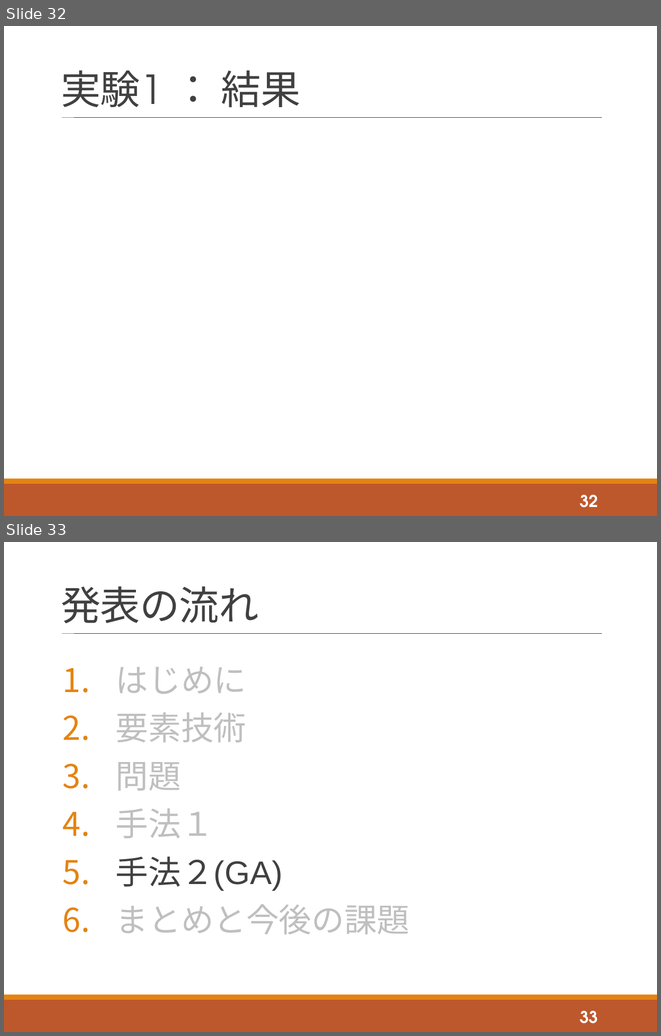
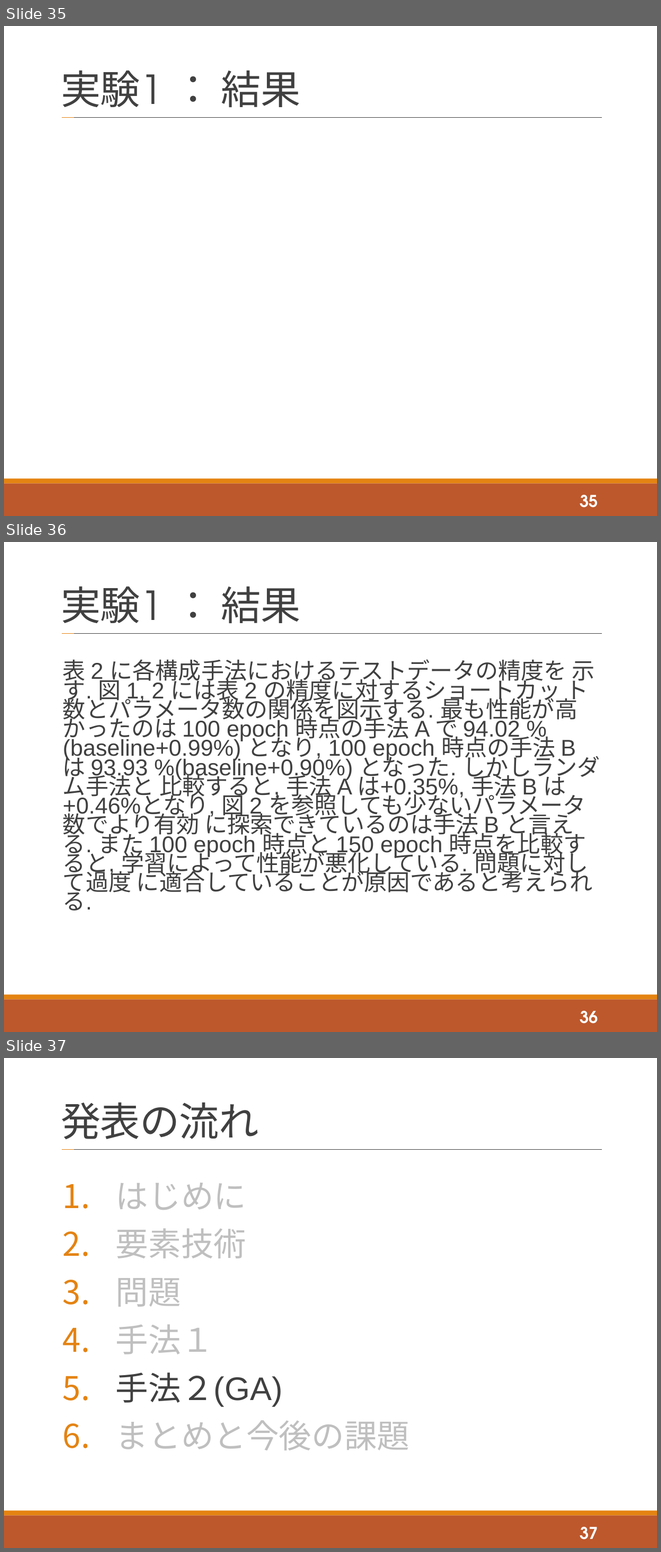
Before and after one commit to tatsuya-sugiyama/WeeklyReport, a slide deck: report/2020後期/2020_2nd_sugiyama.pptx. Shown one above the other, each under a label of ours: slides 32 and 33 before the commit, slides 35, 36 and 37 after it. The pictures are 661x1036 and 661x1552 pixels, drawn with LibreOffice and Linux fonts; fonts in the diff are those of the drawing. Boxes give left, top, right and bottom in pixels: in the first picture for what was removed or moved away, otherwise in the second. Text is boxed around its words. In the diff, an @@ line names an element or a change of style, - is before the commit and + after.

```diff
--- a/report/2020後期/2020_2nd_sugiyama.pptx
+++ b/report/2020後期/2020_2nd_sugiyama.pptx
@@ slide 36 added at [4,542,657,1032], background #FFFFFF; not listed: 4 template elements that a slide beside it also shows @@
@@ title added at [61,586,301,623], 44 pt, text #404040 @@
+実験1 ： 結果
@@ text added at [63,659,600,910], 25.2 pt, text #404040 @@
+表 2 に各構成手法におけるテストデータの精度を 示す. 図 1, 2 には表 2 の精度に対するショートカッ ト数とパラメータ数の関係を図示する. 最も性能が高 かったのは 100 epoch 時点の手法 A で 94.02 %(baseline+0.99%) となり, 100 epoch 時点の手法 B は 93.93 %(baseline+0.90%) となった. しかしランダム手法と 比較すると, 手法 A は+0.35%, 手法 B は+0.46%となり, 図 2 を参照しても少ないパラメータ数でより有効 に探索できているのは手法 B と言える. また 100 epoch 時点と 150 epoch 時点を比較すると, 学習によって性能が悪化している. 問題に対して過度 に適合していることが原因であると考えられる.
@@ page number added at [580,1011,598,1023], 18 pt, text #FFFFFF, bold @@
+36
@@ what was slide 32 is now slide 35 @@
@@ page number at [580,495,598,507]: text changed @@
-32
+35
@@ what was slide 33 is now slide 37 @@
@@ page number at [580,1527,598,1539]: text changed @@
-33
+37
```
Also in this commit, not shown: 5 slides changed, 4 other slides added.
